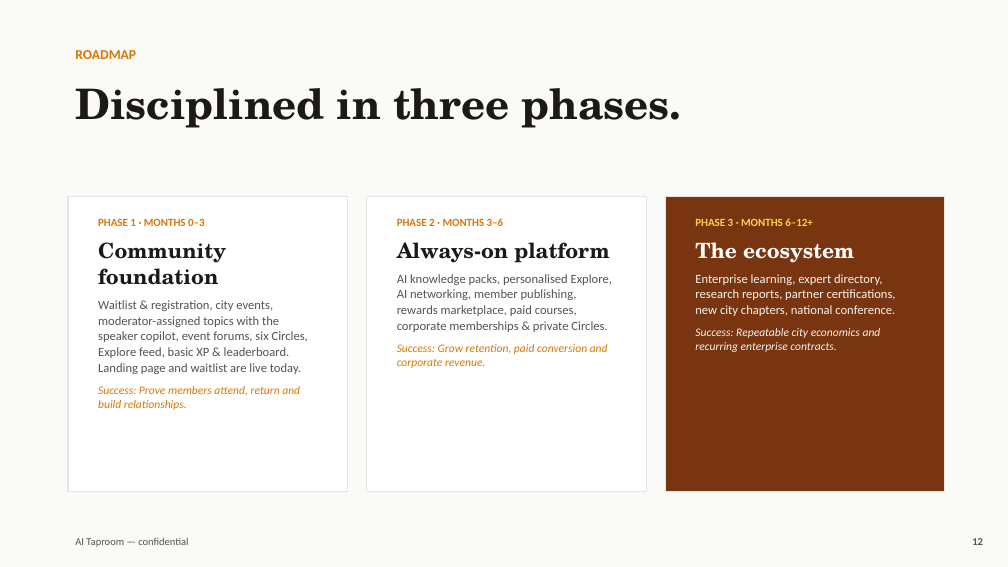
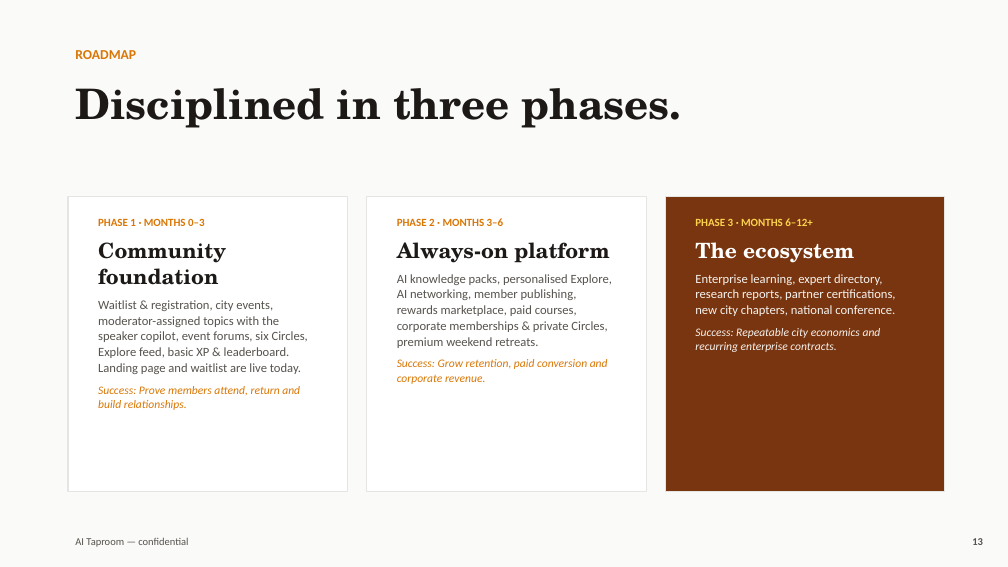
Before and after one commit to devyansh-thinkverge/ai-pint, a slide deck: slide 13 of frontend/public/ai-taproom-pitch-deck.pptx (slide 12 before the commit). Drawn at 1008x567 pixels with LibreOffice and Linux fonts; fonts in the diff are those of the drawing. Boxes give left, top, right and bottom in pixels: in the first picture for what was removed or moved away, otherwise in the second. Text is boxed around its words. In the diff, an @@ line names an element or a change of style, - is before the commit and + after.

```diff
--- a/frontend/public/ai-taproom-pitch-deck.pptx
+++ b/frontend/public/ai-taproom-pitch-deck.pptx
@@ text at <box>397,274,612,348</box>: text changed @@
-AI knowledge packs, personalised Explore, AI networking, member publishing, rewards marketplace, paid courses, corporate memberships & private Circles.
+AI knowledge packs, personalised Explore, AI networking, member publishing, rewards marketplace, paid courses, corporate memberships & private Circles, premium weekend retreats.
```
Also in this commit, not shown: 3 other slides changed, 1 slide added, 10 other files.
